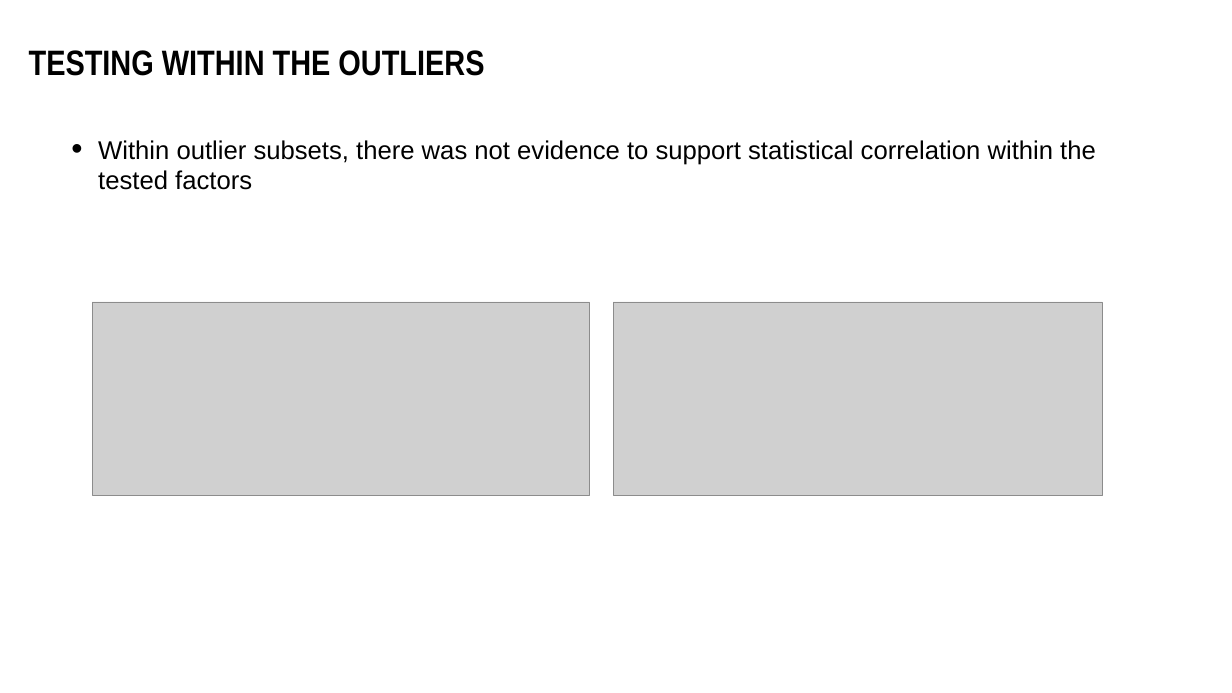
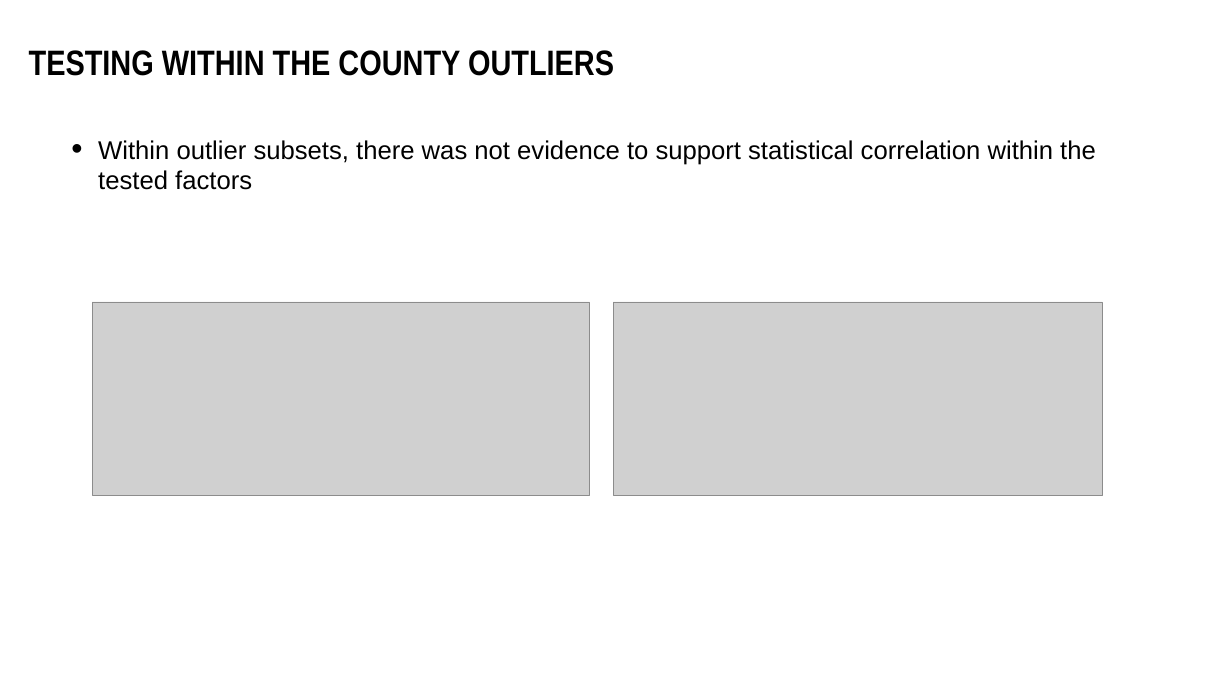
Before and after one commit to HenaVen/SMU_Pro1_Team4_repo, a slide deck: slide 16 of Project1_Group4_Obesity&Temp.pptx (slide 15 before the commit). Drawn at 1232x693 pixels with LibreOffice and Linux fonts; fonts in the diff are those of the drawing; grey boxes stand for pictures. Boxes give left, top, right and bottom in pixels: in the first picture for what was removed or moved away, otherwise in the second. Text is boxed around its words. In the diff, an @@ line names an element or a change of style, - is before the commit and + after.

Commit message:
Updated titles within presentation, added a slide about our initial correlations, and a cell showing a correlation pull for the subset of data

```diff
--- a/Project1_Group4_Obesity&Temp.pptx
+++ b/Project1_Group4_Obesity&Temp.pptx
@@ text at (29, 50, 614, 76): text changed @@
-TESTING WITHIN THE OUTLIERS
+TESTING WITHIN THE COUNTY OUTLIERS
```
Also in this commit, not shown: 3 other slides changed, 1 slide added, 1 other file.
